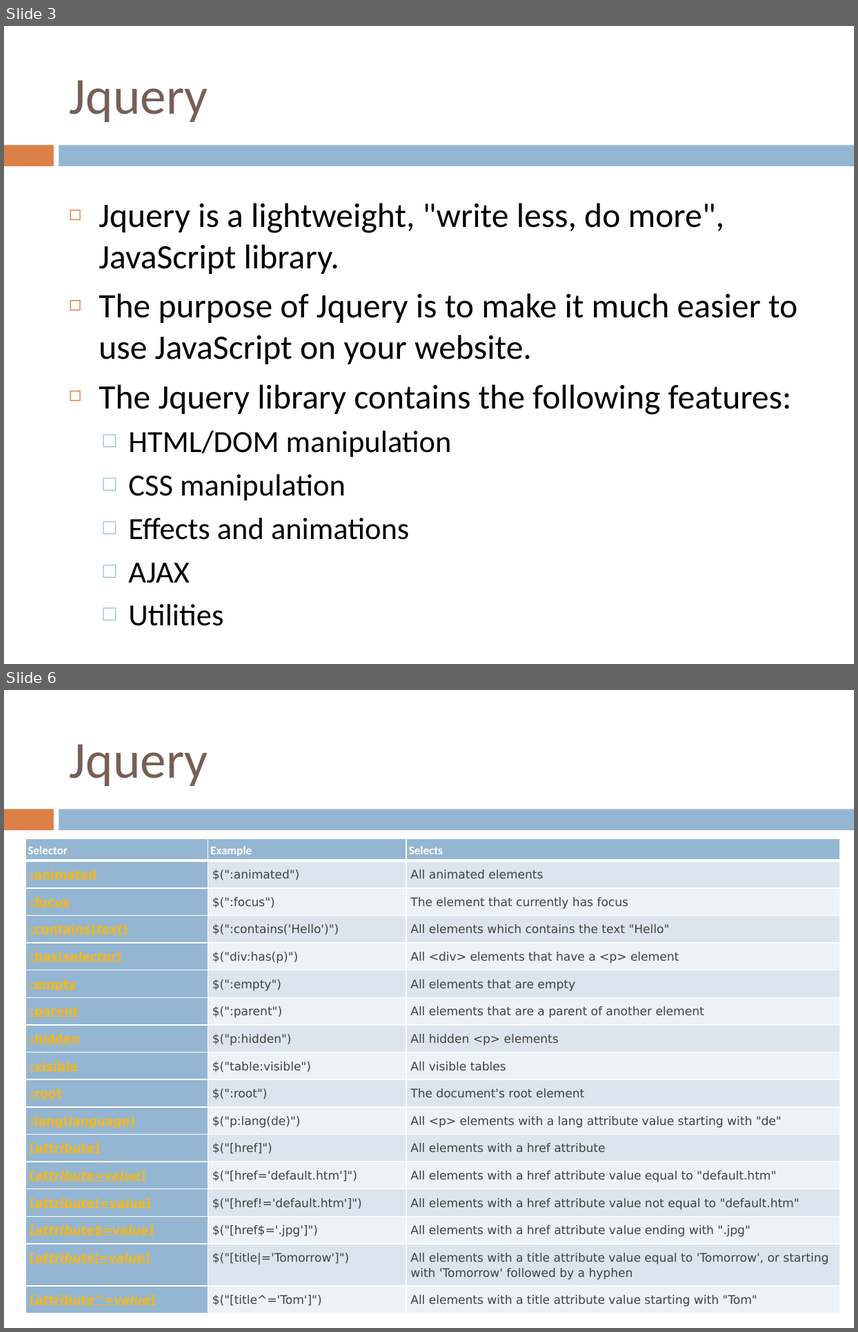
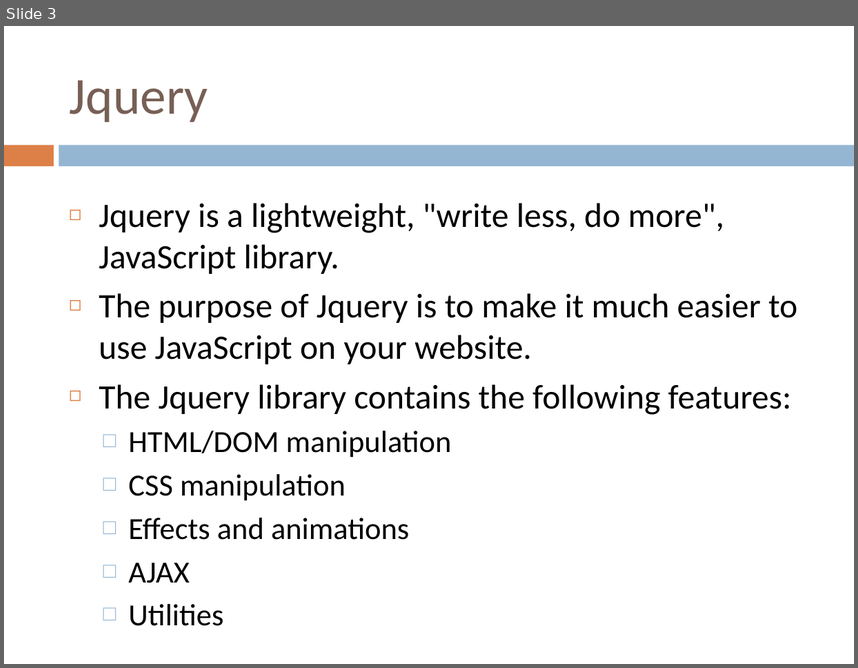
Before and after one commit to yedukondalurd/PPT, a slide deck: Advanced Javascript Day-2.pptx. Shown one above the other, each under a label of ours: slides 3 and 6 before the commit, slide 3 after it; the slides between them are not shown. The pictures are 858x1332 and 858x668 pixels, drawn with LibreOffice and Linux fonts; fonts in the diff are those of the drawing. Boxes give left, top, right and bottom in pixels: in the first picture for what was removed or moved away, otherwise in the second. Text is boxed around its words. In the diff, an @@ line names an element or a change of style, - is before the commit and + after.

```diff
--- a/Advanced Javascript Day-2.pptx
+++ b/Advanced Javascript Day-2.pptx
@@ slide 6 removed at box(4, 690, 854, 1328), background #FFFFFF; not listed: 2 template elements that a slide beside it also shows @@
@@ title removed at box(70, 744, 208, 786) @@
-Jquery
@@ table removed at box(25, 839, 840, 1320), 17 rows, 3 columns @@
-Selector | Example | Selects
-:animated | $(":animated") | All animated elements
-:focus | $(":focus") | The element that currently has focus
-:contains(text) | $(":contains('Hello')") | All elements which contains the text "Hello"
-:has(selector) | $("div:has(p)") | All <div> elements that have a <p> element
-:empty | $(":empty") | All elements that are empty
-:parent | $(":parent") | All elements that are a parent of another element
-:hidden | $("p:hidden") | All hidden <p> elements
-:visible | $("table:visible") | All visible tables
-:root | $(":root") | The document's root element
-:lang(language) | $("p:lang(de)") | All <p> elements with a lang attribute value starting with "de"
-[attribute] | $("[href]") | All elements with a href attribute
-[attribute=value] | $("[href='default.htm']") | All elements with a href attribute value equal to "default.htm"
-[attribute!=value] | $("[href!='default.htm']") | All elements with a href attribute value not equal to "default.htm"
-[attribute$=value] | $("[href$='.jpg']") | All elements with a href attribute value ending with ".jpg"
-[attribute|=value] | $("[title|='Tomorrow']") | All elements with a title attribute value equal to 'Tomorrow', or starting with 'Tomorrow' followed by a hyphen
-[attribute^=value] | $("[title^='Tom']") | All elements with a title attribute value starting with "Tom"
```
Also in this commit, not shown: 1 slide changed, 3 slides added, 10 other slides removed, 15 other files.
